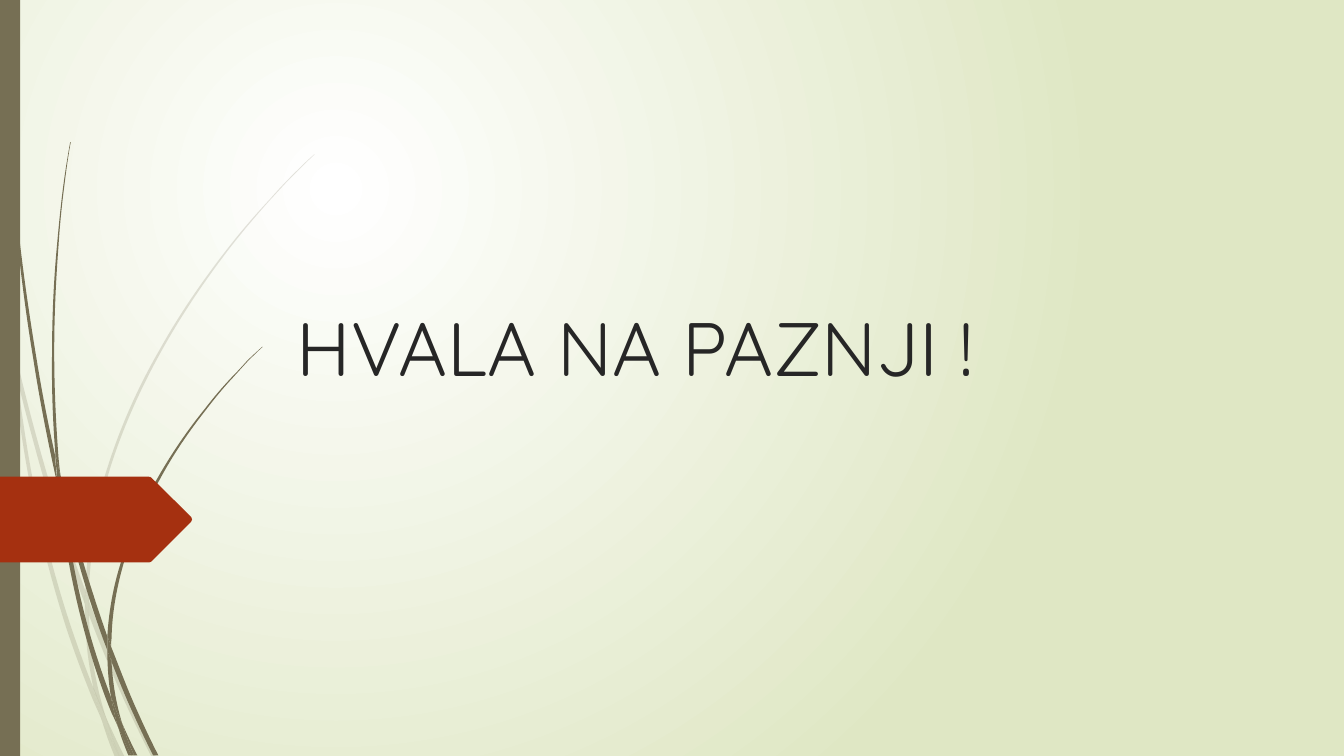
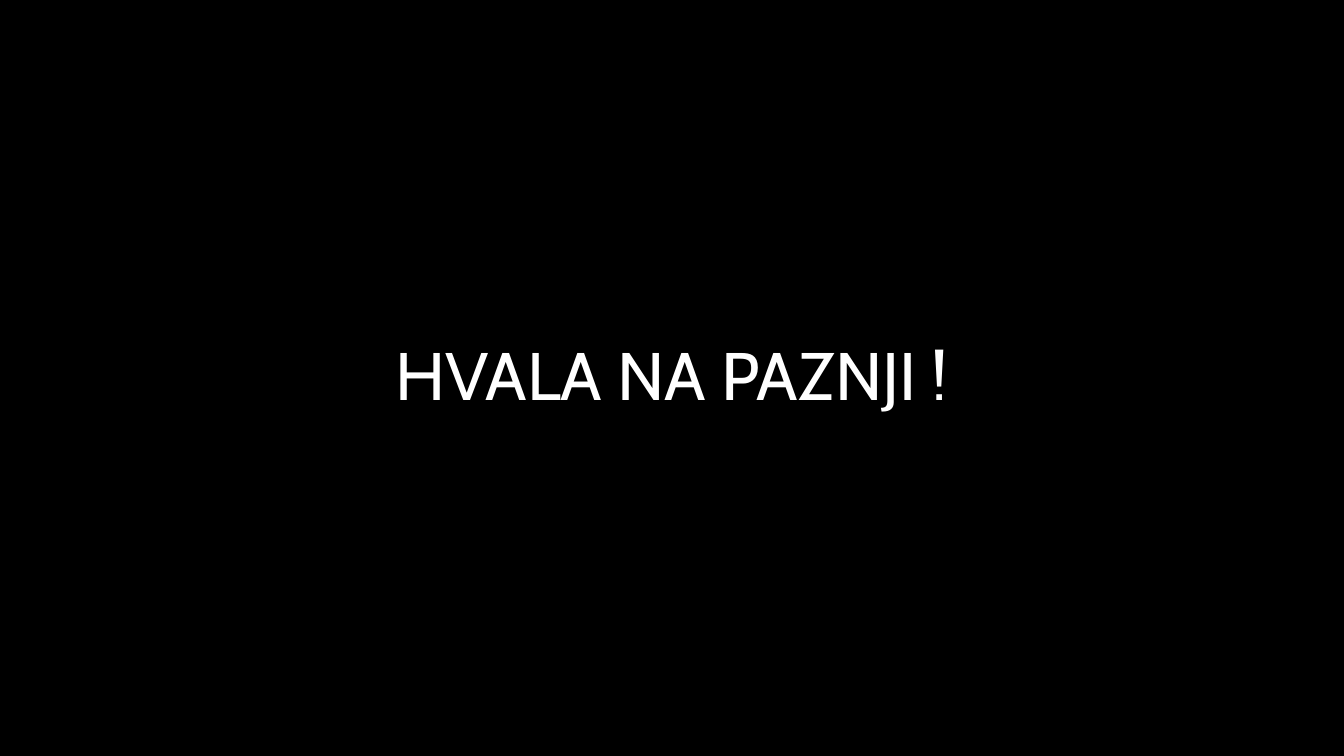
Before and after one commit to Teaa22/Baze, a slide deck: slide 11 of Seminarski 1.pptx (slide 9 before the commit). Drawn at 1344x756 pixels with LibreOffice and Linux fonts; fonts in the diff are those of the drawing; background and template pictures are left out. Boxes give left, top, right and bottom in pixels: in the first picture for what was removed or moved away, otherwise in the second. Text is boxed around its words. In the diff, an @@ line names an element or a change of style, - is before the commit and + after.

```diff
--- a/Seminarski 1.pptx
+++ b/Seminarski 1.pptx
@@ background gradient #FFFFFF to #DFE8C4 to picture (left out) @@
@@ rectangle removed at bbox=[0, 0, 20, 756] @@
@@ title "HVALA NA PAZNJI !": place and size @@
-title "HVALA NA PAZNJI !" at bbox=[297, 323, 939, 377]
+title "HVALA NA PAZNJI !" at bbox=[396, 353, 917, 412]
@@ title "HVALA NA PAZNJI !" at bbox=[396, 353, 917, 412]: size 54 to 48 pt, font Quicksand to Cabin, text colour #262626 to #FFFFFF; alignment left to centre; line spacing 1 to 0.9 @@
@@ freeform shape removed at bbox=[0, 477, 193, 563] @@
@@ group removed at bbox=[0, 154, 315, 756]: 10 freeform shapes @@
@@ group removed at bbox=[3, 0, 262, 756]: 12 freeform shapes @@
```
Also in this commit, not shown: 8 other slides changed, 2 slides added, 5 other files.
